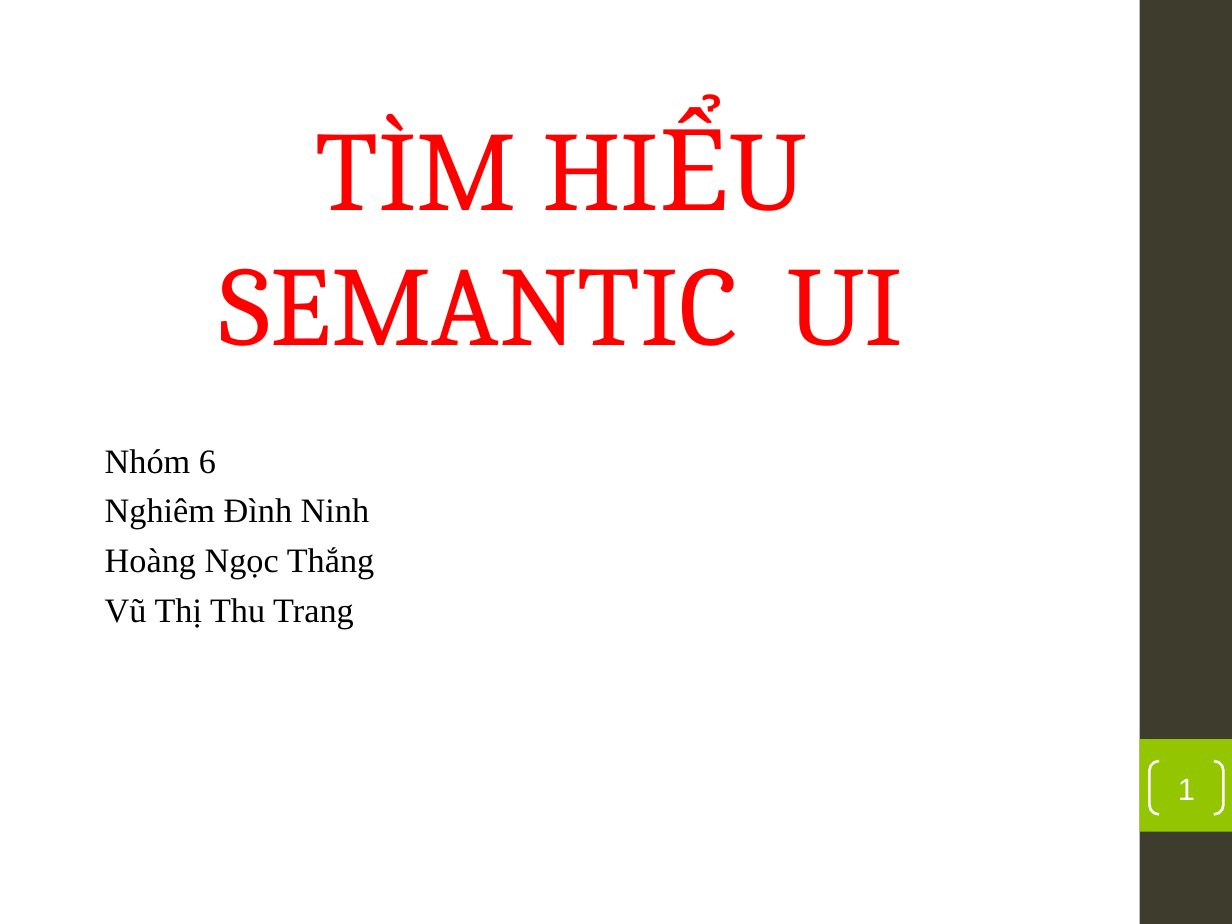
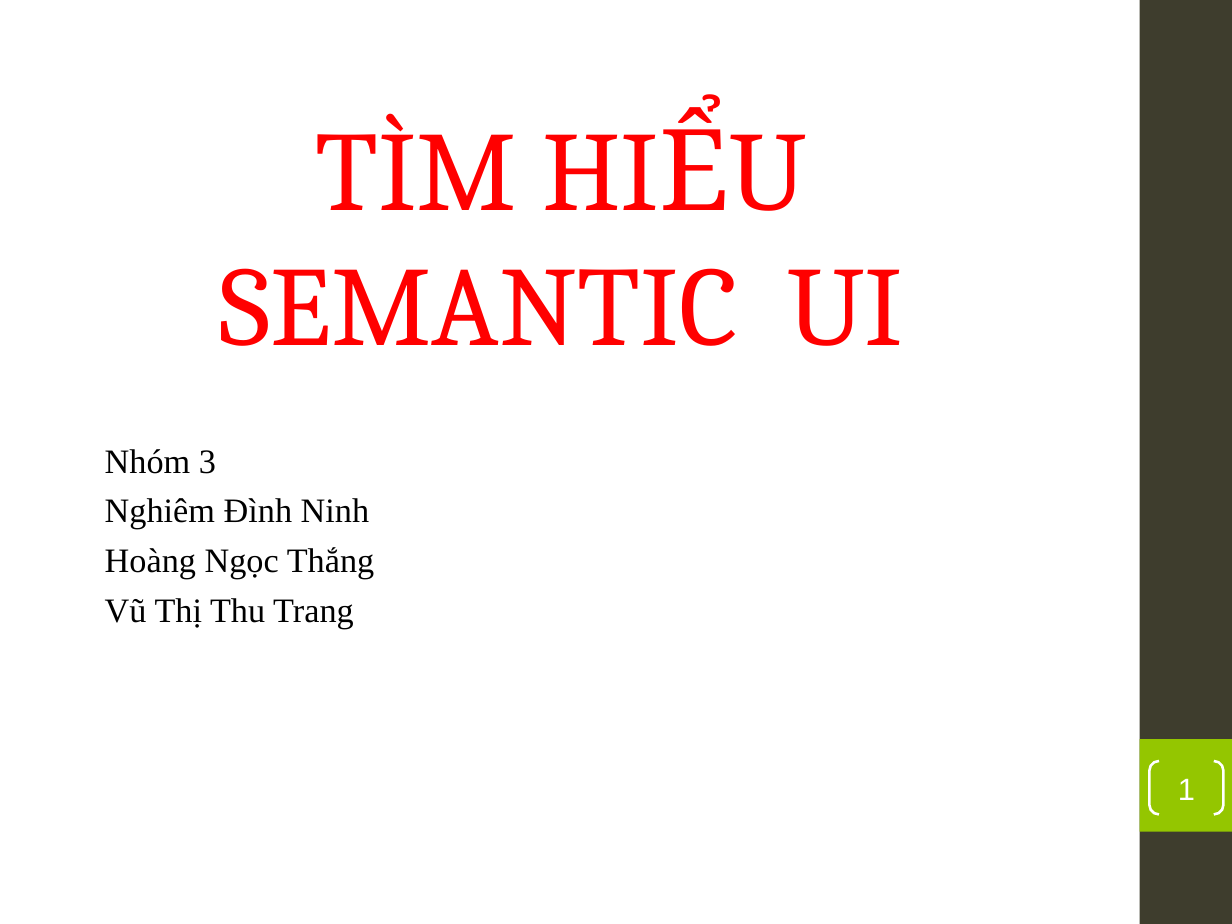
Before and after one commit to whitehat09/chuyenDe_2020, a slide deck: slide 1 of semanticUI/Semantic-ui.ppt. Drawn at 1232x924 pixels with LibreOffice and Linux fonts; fonts in the diff are those of the drawing; background and template pictures are left out. Boxes give left, top, right and bottom in pixels: in the first picture for what was removed or moved away, otherwise in the second. Text is boxed around its words. In the diff, an @@ line names an element or a change of style, - is before the commit and + after.

```diff
--- a/semanticUI/Semantic-ui.ppt
+++ b/semanticUI/Semantic-ui.ppt
@@ subtitle at bbox=[105, 449, 216, 474]: text changed @@
-Nhóm 6
+Nhóm 3
```
Also in this commit, not shown: 1 other slide changed, 11 other files.
